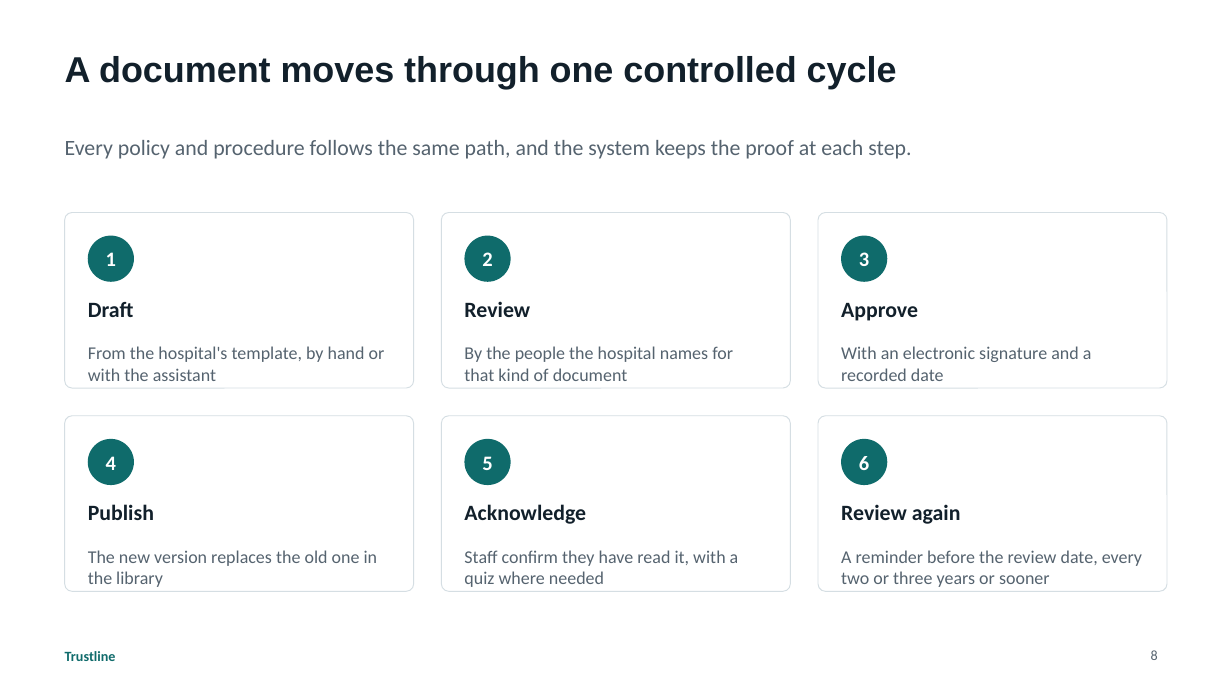
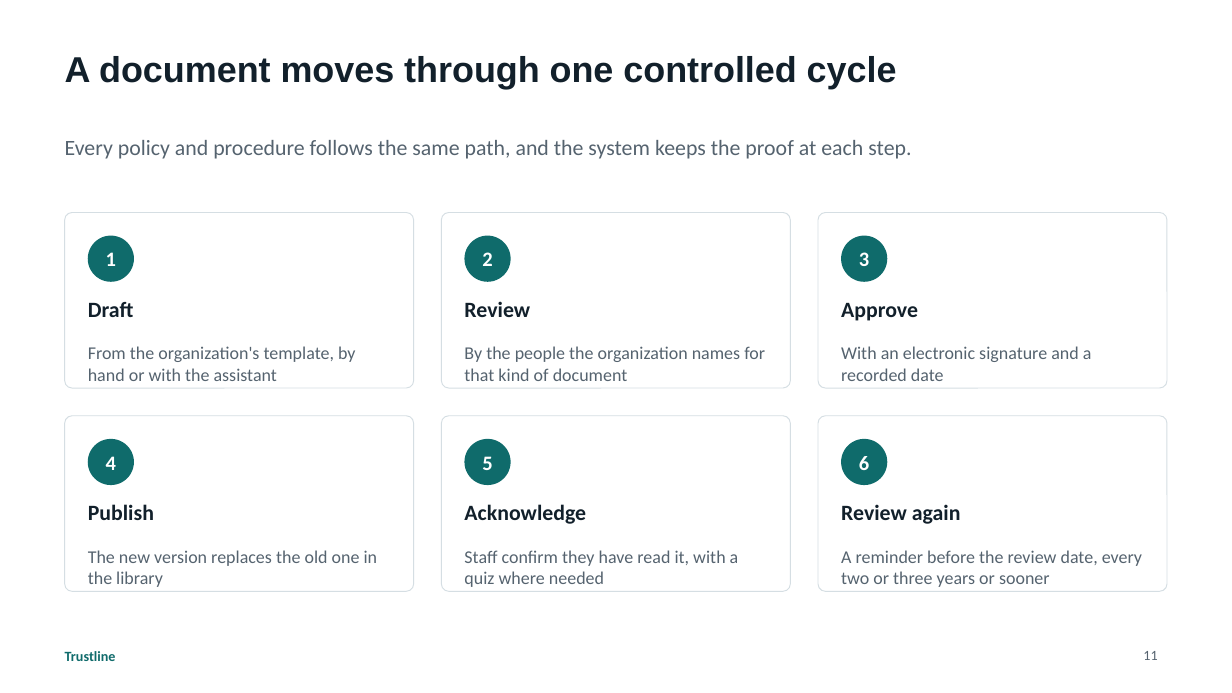
Before and after one commit to husseinalbustany/Trustline, a slide deck: slide 11 of docs/presentations/Trustline-Platform-Overview.pptx (slide 8 before the commit). Drawn at 1232x693 pixels with LibreOffice and Linux fonts; fonts in the diff are those of the drawing. Boxes give left, top, right and bottom in pixels: in the first picture for what was removed or moved away, otherwise in the second. Text is boxed around its words. In the diff, an @@ line names an element or a change of style, - is before the commit and + after.

```diff
--- a/docs/presentations/Trustline-Platform-Overview.pptx
+++ b/docs/presentations/Trustline-Platform-Overview.pptx
@@ text at [88,346,355,381]: text changed @@
-From the hospital's template, by hand or with the assistant
+From the organization's template, by hand or with the assistant
@@ text at [464,346,765,381]: text changed @@
-By the people the hospital names for that kind of document
+By the people the organization names for that kind of document
@@ page number at [1143,651,1157,660]: text changed @@
-8
+11
```
Also in this commit, not shown: 16 other slides changed, 10 slides added, 2 other files.
